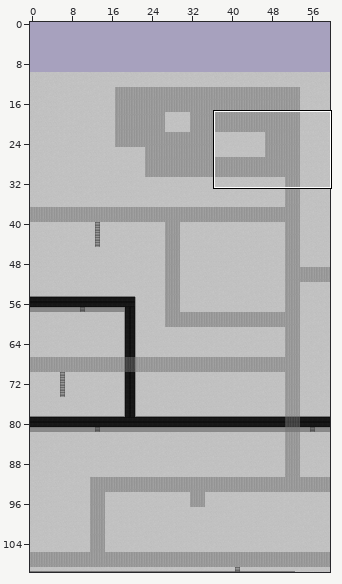
One commit to this Tiled map (JSON): main/resources/worlds/FactoryFloor.json. The picture above shows the old version from afar; the outline marks the close-up.
Close-up. Before:
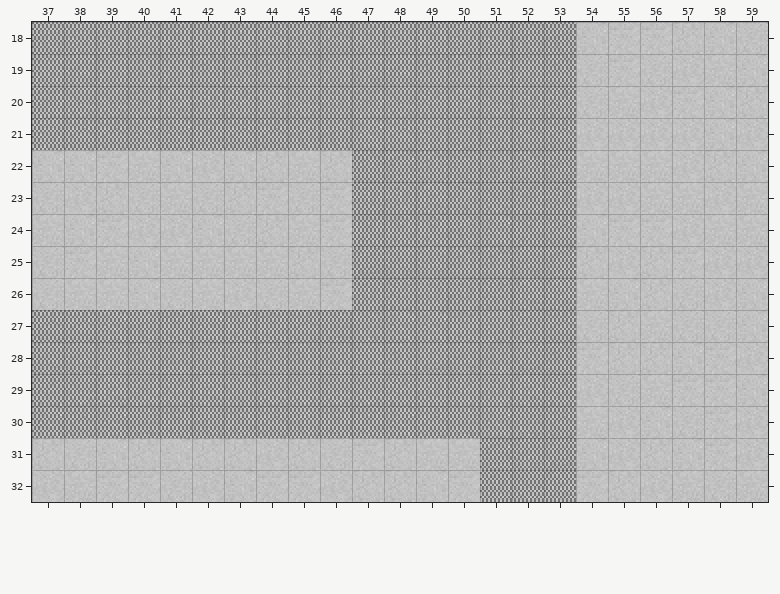
Cells are 16x16 px. Shown: x 37..59, y 18..32. The commit also changed other parts of the map, which this record leaves out. The old version is drawn lined up with the new one.
Now the later version:
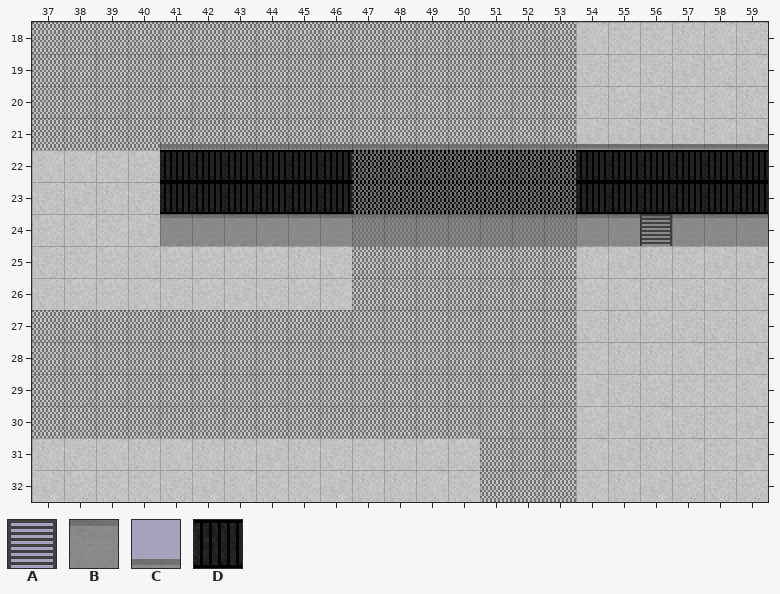
Key: from "Cat": A 0, B 40, C 41; from "GoGo": D 0.
_ is an empty cell, . an unchanged one.
Edits made:
map size 60x200 -> 60x210 cells (old content now starts at 0,10; both pictures use the new coordinates)
--- layer "Conveyor Sides"
@@ x 41..59 @@
-21 ___________________
+21 CCCCCCCCCCCCCCCCCCC
@@ x 41..59 @@
-24 ___________________
+24 BBBBBBBBBBBBBBBBBBB
--- layer "Conveyor"
@@ x 41..59 @@
-22 ___________________
-23 ___________________
+22 DDDDDDDDDDDDDDDDDDD
+23 DDDDDDDDDDDDDDDDDDD
--- layer "Ladder"
@@ x 56..56 @@
-24 _
+24 A
